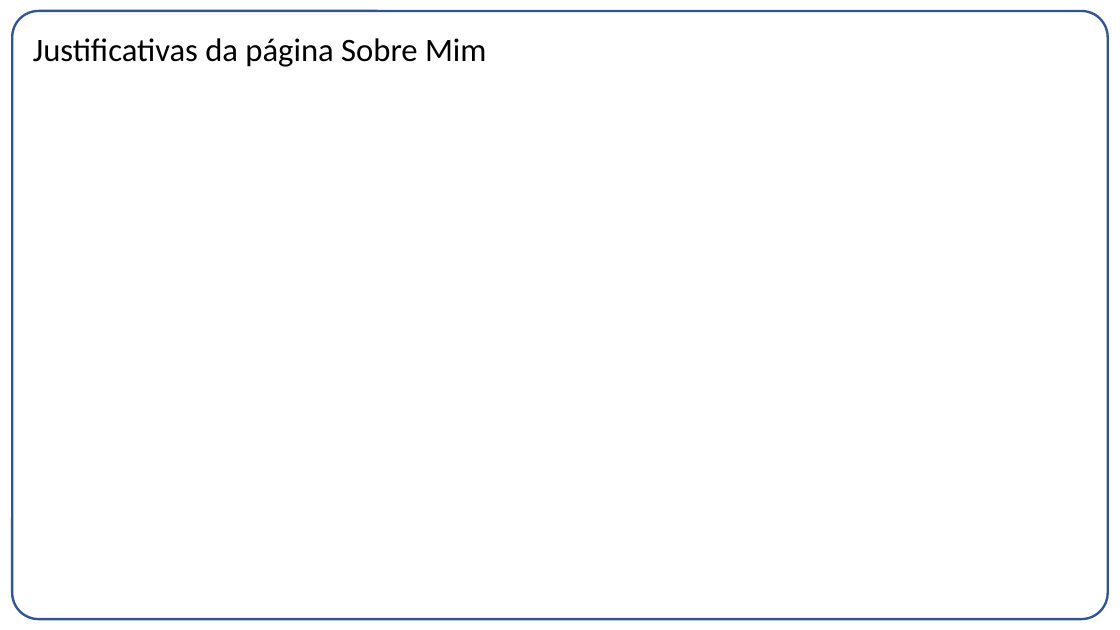
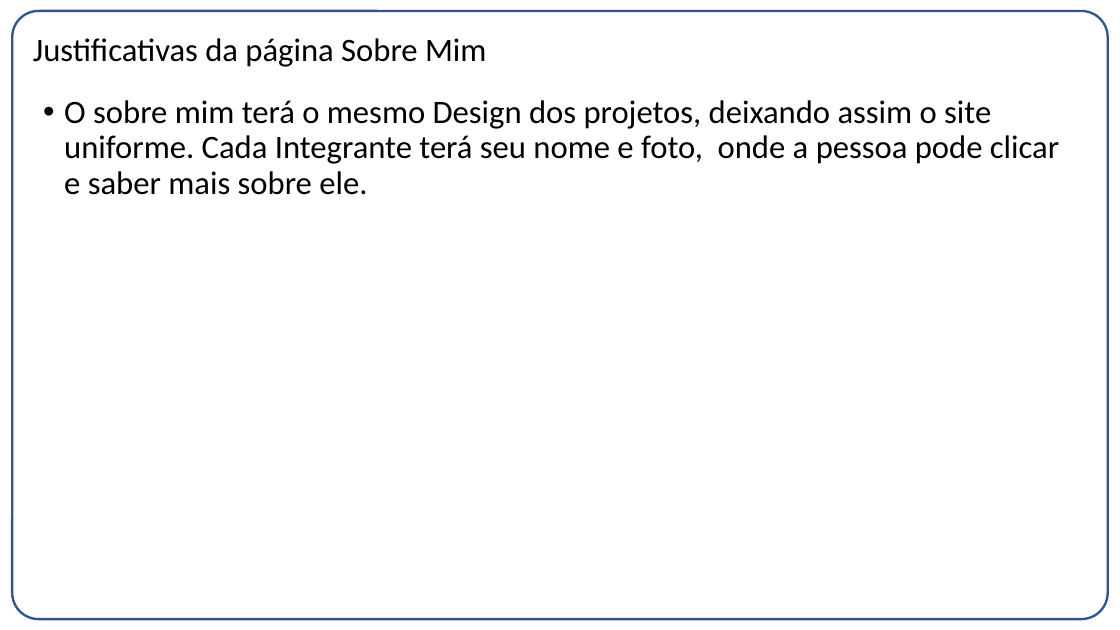
Before and after one commit to FelippeTeracini/J.L-Inc., a slide deck: slide 11 of Entrega02(1).pptx. Drawn at 1120x630 pixels with LibreOffice and Linux fonts; fonts in the diff are those of the drawing. Boxes give left, top, right and bottom in pixels: in the first picture for what was removed or moved away, otherwise in the second. Text is boxed around its words. In the diff, an @@ line names an element or a change of style, - is before the commit and + after.

```diff
--- a/Entrega02(1).pptx
+++ b/Entrega02(1).pptx
@@ text added at <box>64,100,1059,195</box>, 28 pt, text #000000 @@
+• O sobre mim terá o mesmo Design dos projetos, deixando assim o site uniforme. Cada Integrante terá seu nome e foto, onde a pessoa pode clicar e saber mais sobre ele.
```
Also in this commit, not shown: 8 other slides changed.
